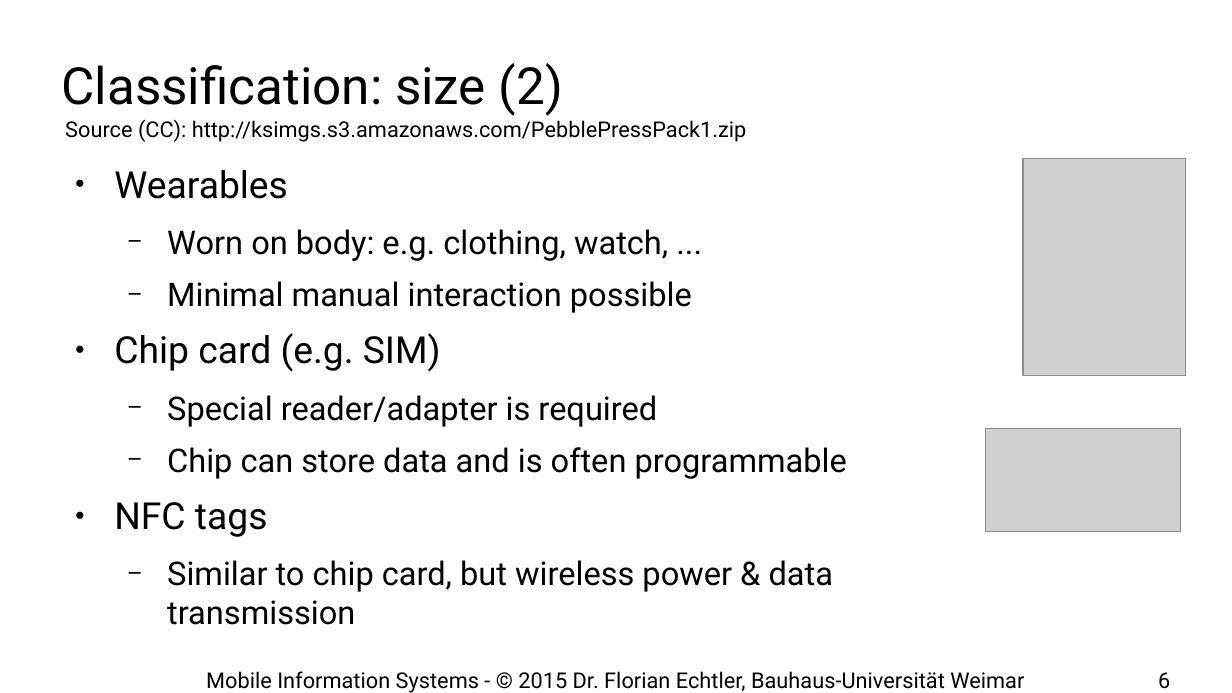
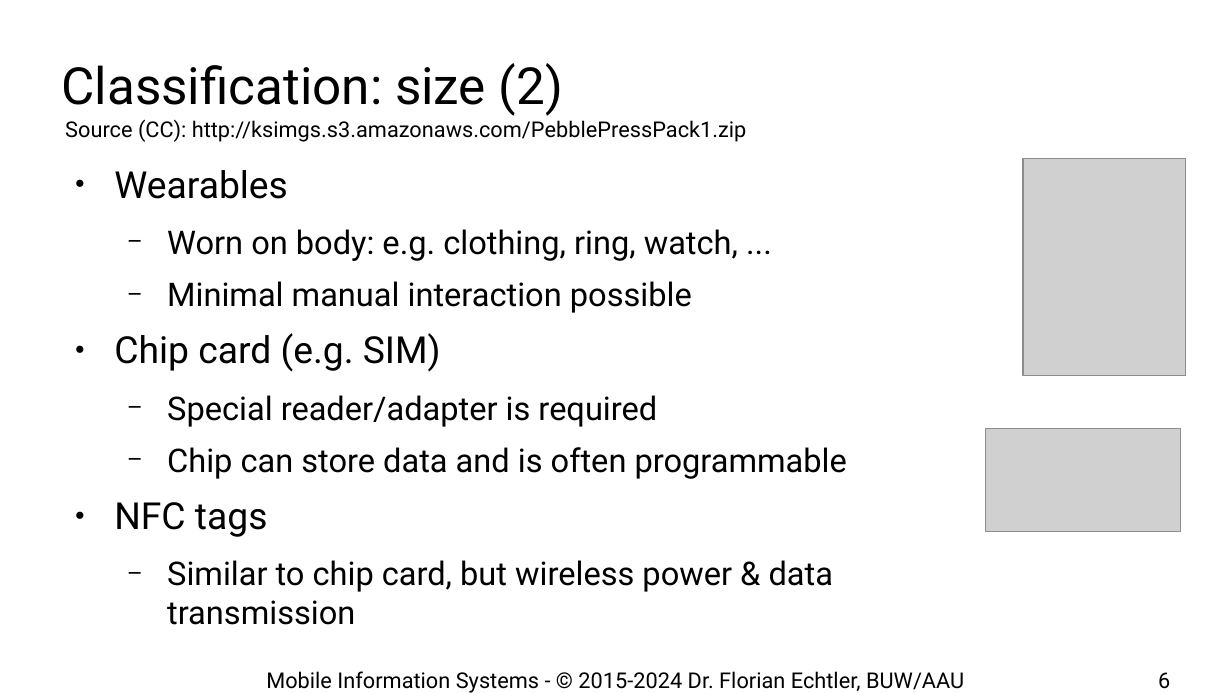
Before and after one commit to floe/mobile-information-systems, a slide deck: slide 6 of 01-introduction-basics.odp. Drawn at 1232x693 pixels with LibreOffice and Linux fonts; fonts in the diff are those of the drawing; grey boxes stand for pictures; background and template pictures are left out. Boxes give left, top, right and bottom in pixels: in the first picture for what was removed or moved away, otherwise in the second. Text is boxed around its words. In the diff, an @@ line names an element or a change of style, - is before the commit and + after.

```diff
--- a/01-introduction-basics.odp
+++ b/01-introduction-basics.odp
@@ text at bbox=[167, 229, 738, 261]: text changed @@
-  − Worn on body: e.g. clothing, watch, ...
+  − Worn on body: e.g. clothing, ring, watch, ...
@@ text at bbox=[266, 671, 964, 693]: text changed @@
-Mobile Information Systems - © 2015 Dr. Florian Echtler, Bauhaus-Universität Weimar
+Mobile Information Systems - © 2015-2024 Dr. Florian Echtler, BUW/AAU
```
Also in this commit, not shown: 35 other slides changed, 1 slide added, 1 other file.
